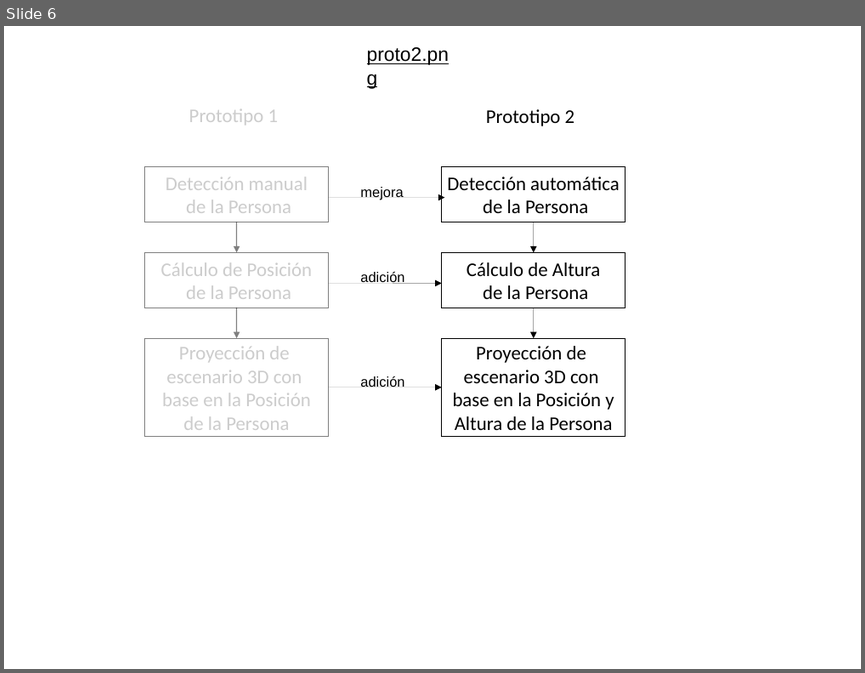
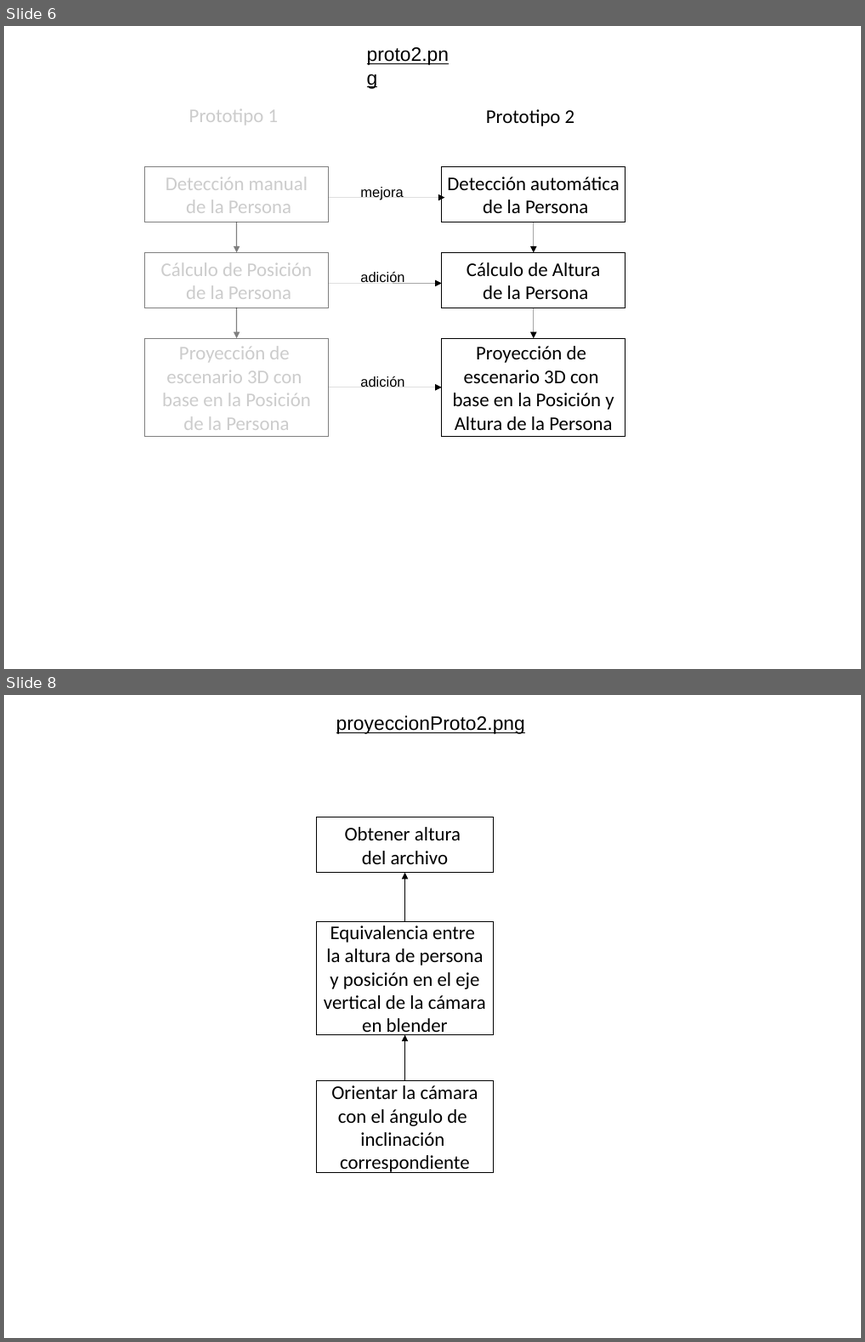
Before and after one commit to yadyguitar/Tesis, a slide deck: documentación/tesis/Diagramas.odp. Shown one above the other, each under a label of ours: slide 6 before the commit, slides 6 and 8 after it; the slides between them are not shown. The pictures are 865x673 and 865x1342 pixels, drawn with LibreOffice and Linux fonts; fonts in the diff are those of the drawing. Boxes give left, top, right and bottom in pixels: in the first picture for what was removed or moved away, otherwise in the second. Text is boxed around its words. In the diff, an @@ line names an element or a change of style, - is before the commit and + after.

```diff
--- a/documentación/tesis/Diagramas.odp
+++ b/documentación/tesis/Diagramas.odp
@@ slide 8 added at box(4, 695, 861, 1338), background #FFFFFF @@
@@ text added at box(336, 715, 525, 734), 18 pt, text #000000, underline @@
+proyeccionProto2.png
@@ rectangle added at box(317, 817, 494, 873), fill #FFFFFF, outline #000000 0 pt, 18 pt, text #000000 @@
+Obtener altura
+del archivo
@@ elbow arrow added from (405, 921) to (405, 873), #000000 0 pt @@
@@ rectangle added at box(317, 921, 494, 1035), fill #FFFFFF, outline #000000 0 pt, 18 pt, text #000000 @@
+Equivalencia entre
+la altura de persona
+y posición en el eje
+vertical de la cámara
+en blender
@@ elbow arrow added from (405, 1081) to (405, 1035), #000000 0 pt @@
@@ rectangle added at box(317, 1081, 494, 1173), fill #FFFFFF, outline #000000 0 pt, 18 pt, text #000000 @@
+Orientar la cámara
+con el ángulo de
+inclinación
+correspondiente
```
Also in this commit, not shown: 1 slide changed, 1 other slide added, 11 other files.
